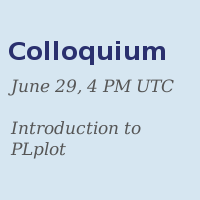
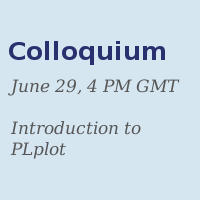
Revision of a layered 200×200 image; what changed, layer by layer:
renamed "June 29, 4 PM UTC ..." to "June 29, 4 PM GMT ...", painted on it over [136, 79, 180, 93]
